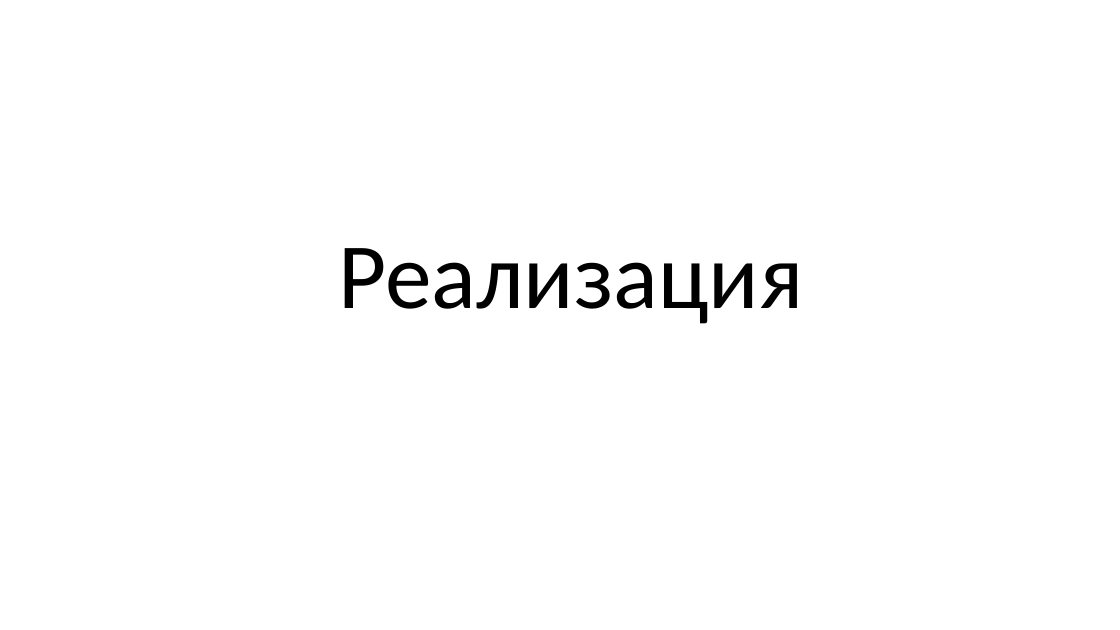
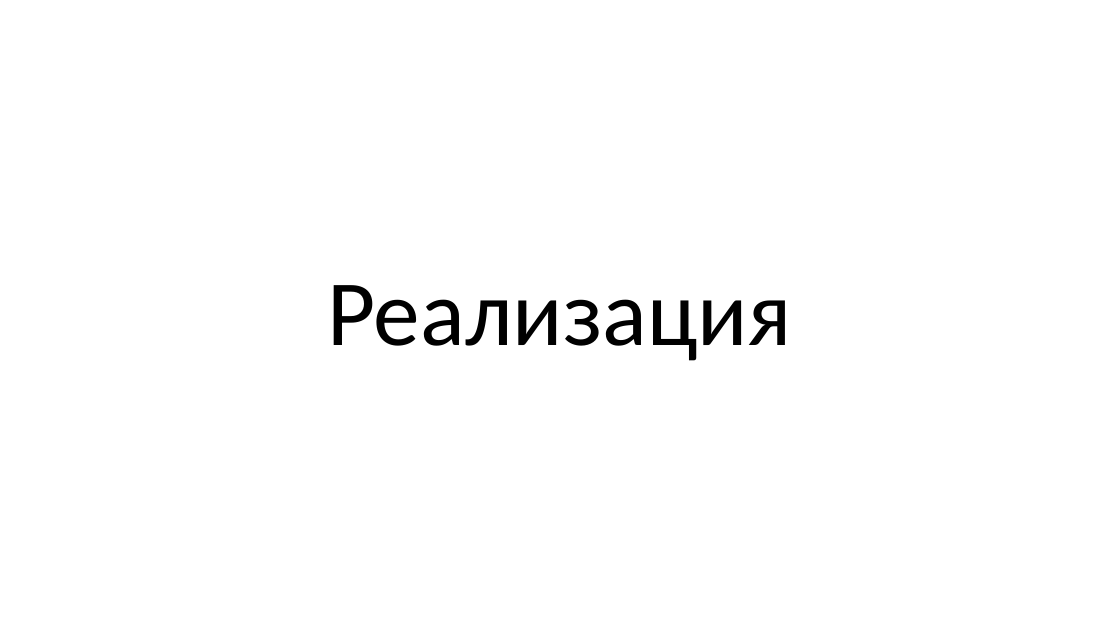
Before and after one commit to sevoster/hybrid-decision-making-system, a slide deck: slide 25 of docs/Синтетическая Презентация.pptx (slide 23 before the commit). Drawn at 1120x630 pixels with LibreOffice and Linux fonts; fonts in the diff are those of the drawing. Boxes give left, top, right and bottom in pixels: in the first picture for what was removed or moved away, otherwise in the second. Text is boxed around its words. In the diff, an @@ line names an element or a change of style, - is before the commit and + after.

```diff
--- a/docs/Синтетическая Презентация.pptx
+++ b/docs/Синтетическая Презентация.pptx
@@ text "Реализация": place and size @@
-text "Реализация" at bbox=[338, 248, 803, 324]
+text "Реализация" at bbox=[327, 285, 792, 361]
```
Also in this commit, not shown: 9 other slides changed, 8 slides added.
